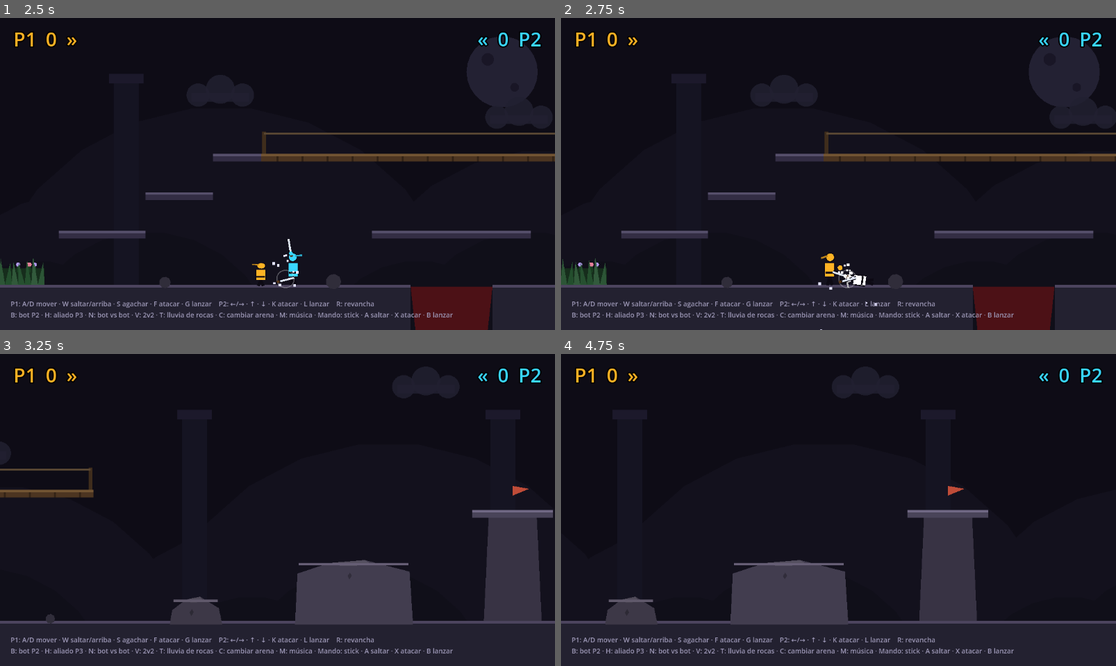
Above: before the commit, frames 1-4 (two rows, left to right).
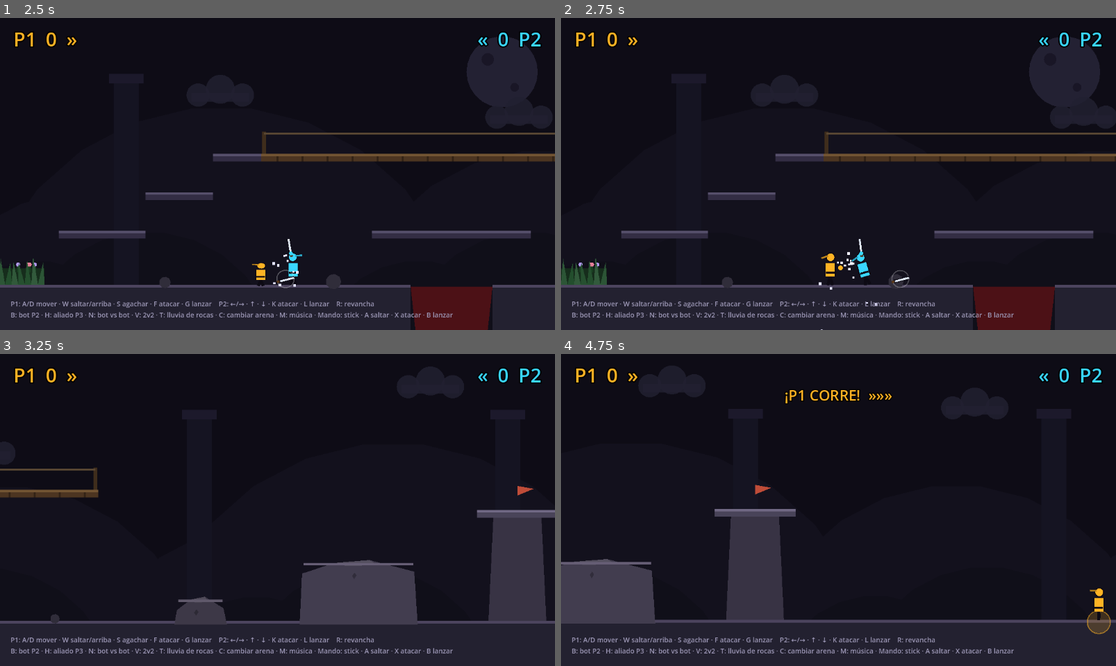
Above: after the commit, the same moments.

Repository: tigreton/nidhogg-2.1
Game: Godot game, scene res://test/smoke_test.tscn
The game is run twice, just before and just after one commit, with the same random seed, the same clock (stepped at 60 frames per second) and the same inputs. This scene is started directly instead of the project's main scene.
Inputs:
- Up to frame 1 (2.5 s): hold D (p1_right) 0.53-2.03 s; tap F (p1_attack) at 0.6, 1.55, 2.1 s; tap W (p1_jump) at 0.77, 1.52 s; tap N (bot_vs_bot) at 1.35 s; hold A (p1_left) from 2.03 s (still down)
- Up to frame 2 (2.75 s): keep holding A (p1_left)
- Up to frame 3 (3.25 s): release A (p1_left) at 2.78 s; hold D (p1_right) from 2.78 s (still down); tap G (p1_throw) at 2.85 s; tap W (p1_jump) at 3.02 s; tap F (p1_attack) at 3.05 s
- Up to frame 4 (4.75 s): tap K (p2_attack) at 3.6 s; tap W (p1_jump) at 3.77, 4.52 s; tap F (p1_attack) at 3.8, 4.55 s; release D (p1_right) at 4.28 s; hold A (p1_left) from 4.28 s (still down); tap Down (p2_down) at 4.35 s

Frame 1 is identical in both runs. In frame 2, 0.5% of the frame differs, in the area x 0-97%, y 10-100%; in frame 3, 1.3%; in frame 4, 12%, in the area x 0-100%, y 7-90%.

Commit message:
Tarea 28: desarmado completo (puñetazo desarma, patada baja derriba, +15% velocidad)

Diff:
--- a/scripts/game.gd
+++ b/scripts/game.gd
@@ -1301,7 +1301,7 @@
 			outcome = "kill"
 		else:
 			var d: int = def.stance
-			if d == h and def.weapon_id != "arco":
+			if d == h and atk.has_sword and def.weapon_id != "arco":
 				outcome = "clash"
 			elif h == Player.H.HIGH and d == Player.H.LOW:
 				outcome = "miss"
@@ -1351,11 +1351,21 @@
 	elif atk.has_sword:
 		_kill(def, atk)
 	else:
-		# el puñetazo derriba, no mata
 		var push := 1 if def.position.x >= atk.position.x else -1
-		def.knockdown(push)
-		_burst(def.position, Color(1, 1, 1), 8, 200.0)
-		sfx(def.position, "hit", -10.0)
+		if def.has_sword and atk.stance != Player.H.LOW:
+			# puñetazo de pie: desarma y aturde
+			def.has_sword = false
+			_drop_sword(def.position + Vector2(-float(def.facing) * 110.0, -30.0), Color(0.87, 0.9, 0.95), def.weapon_id)
+			def.state = Player.State.STUNNED
+			def.stun_time = 0.5
+			def.velocity = Vector2(push * 160.0, -120.0)
+			_burst(def.position + Vector2(0, -20), Color(0.95, 0.95, 1.0), 8, 240.0)
+			sfx(def.position, "throw", -12.0)
+		else:
+			# patada baja (agachado) o rival ya desarmado: derriba
+			def.knockdown(push)
+			_burst(def.position, Color(1, 1, 1), 8, 200.0)
+			sfx(def.position, "hit", -10.0)
 
 
 func _clash(a: Player, b: Player) -> void:
@@ -1392,6 +1402,10 @@
 		else:
 			var push := 1 if def.position.x >= p.position.x else -1
 			def.knockdown(push)
+			# la patada voladora hace soltar el arma a su víctima
+			if def.has_sword:
+				def.has_sword = false
+				_drop_sword(def.position + Vector2(0.0, -20.0), Color(0.87, 0.9, 0.95), def.weapon_id)
 			p.state = Player.State.JUMP
 			p.velocity = Vector2(-p.facing * 210.0, -440.0)
 			_burst(def.position, Color(1, 1, 1), 10, 240.0)
--- a/scripts/player.gd
+++ b/scripts/player.gd
@@ -12,6 +12,7 @@
 
 const SPEED := 330.0
 const DUCK_SPEED := 150.0
+const UNARMED_SPEED_MULT := 1.15
 const JUMP_VELOCITY := -700.0
 const GRAVITY := 1700.0
 const ATTACK_DURATION := 0.30
@@ -186,7 +187,7 @@
 
 	match state:
 		State.IDLE, State.RUN:
-			var sp := DUCK_SPEED if stance == H.LOW else SPEED * run_mult()
+			var sp := DUCK_SPEED if stance == H.LOW else SPEED * (UNARMED_SPEED_MULT if not has_sword else run_mult())
 			velocity.x = dir * sp
 			state = State.RUN if absf(velocity.x) > 5.0 else State.IDLE
 			run_phase += velocity.x * delta * 0.045
--- a/test/smoke_test.gd
+++ b/test/smoke_test.gd
@@ -391,6 +391,45 @@
 	Input.action_release("p1_down")
 	_check(p2.state == 7, "Stomp: pisotón sobre el derribado mata")
 
+	# 22. Desarmado: el puñetazo desarma y la patada baja derriba
+	game.round_lock = 0.0
+	# limpiar armas caídas (el stomp de la sección 21 deja una junto a P1)
+	for pk in game.pickups:
+		pk.queue_free()
+	game.pickups.clear()
+	p1.has_sword = false
+	p1.position = Vector2(1600.0, 531.0)
+	p2.position = Vector2(1645.0, 531.0)
+	p1.velocity = Vector2.ZERO
+	p2.velocity = Vector2.ZERO
+	p1.state = 0
+	p2.state = 0
+	p2.has_sword = true
+	p2.invuln_time = 0.0
+	p1.facing = 1
+	await get_tree().physics_frame
+	Input.action_press("p1_attack")
+	await get_tree().create_timer(0.2).timeout
+	Input.action_release("p1_attack")
+	_check(p2.has_sword == false and p2.state == 5, "Desarmado: el puñetazo desarma y aturde")
+	p2.state = 0
+	p2.has_sword = true
+	p2.invuln_time = 0.0
+	p2.position = Vector2(1645.0, 531.0)
+	p2.velocity = Vector2.ZERO
+	Input.action_press("p1_down")
+	# esperar a que P1 salga del ATTACK del puñetazo (0,30 s) antes de patear
+	await get_tree().create_timer(0.15).timeout
+	Input.action_press("p1_attack")
+	await get_tree().create_timer(0.2).timeout
+	Input.action_release("p1_attack")
+	Input.action_release("p1_down")
+	_check(p2.state == 6, "Desarmado: la patada baja derriba")
+	for pk in game.pickups:
+		pk.queue_free()
+	game.pickups.clear()
+	p1.has_sword = true
+
 	print("")
 	if fails.is_empty():
 		print("SMOKE OK - todas las mecánicas funcionan")
